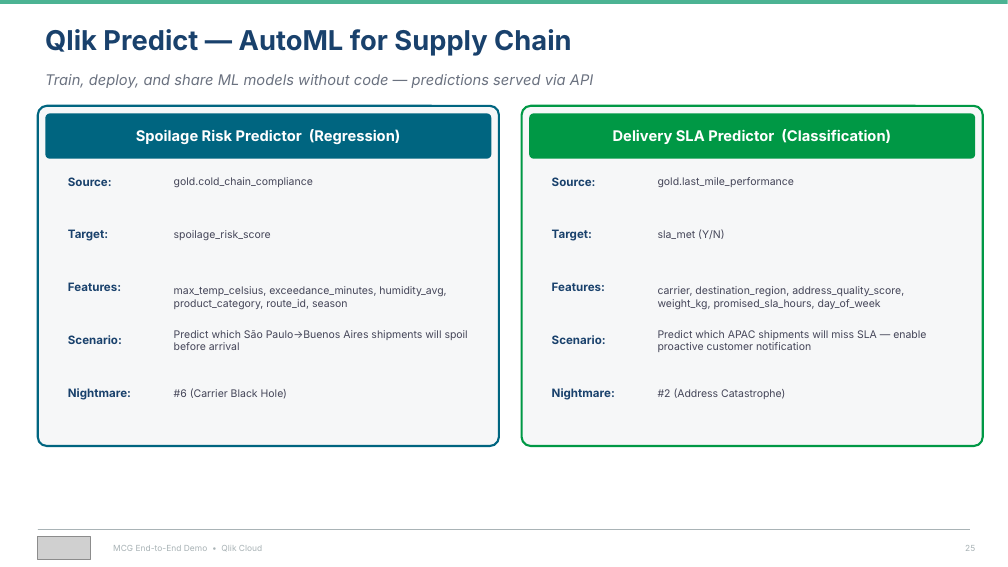
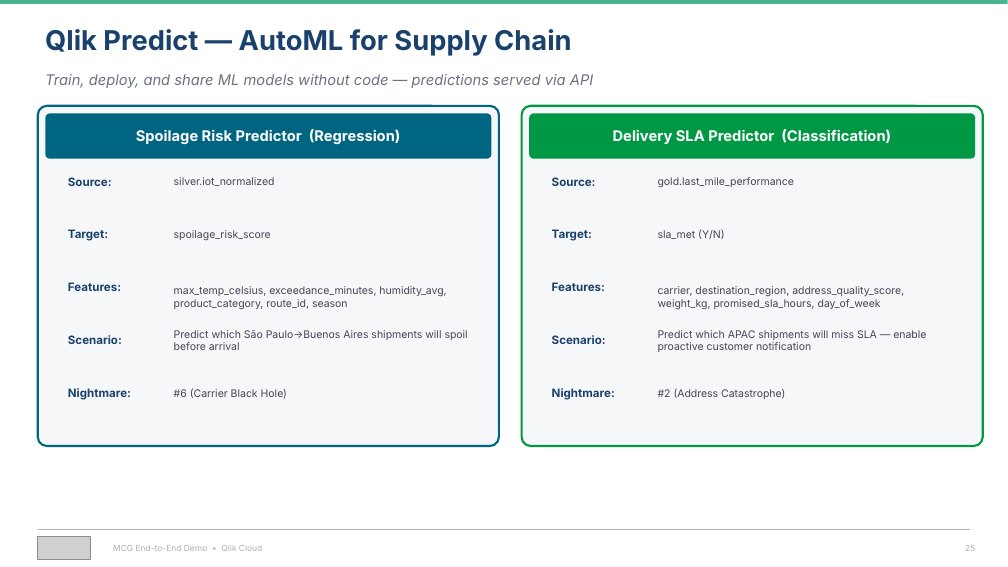
Before and after one commit to robertschoenfeldqlik/meridan_retail_group_qlik_demo_assets, a slide deck: slide 25 of MCG_Demo_Overview_Four_Stories.pptx. Drawn at 1008x567 pixels with LibreOffice and Linux fonts; fonts in the diff are those of the drawing; grey boxes stand for pictures. Boxes give left, top, right and bottom in pixels: in the first picture for what was removed or moved away, otherwise in the second. Text is boxed around its words. In the diff, an @@ line names an element or a change of style, - is before the commit and + after.

```diff
--- a/MCG_Demo_Overview_Four_Stories.pptx
+++ b/MCG_Demo_Overview_Four_Stories.pptx
@@ text at box(174, 177, 275, 186): text changed @@
-gold.cold_chain_compliance
+silver.iot_normalized
```
Also in this commit, not shown: 6 other slides changed, 1 slide added, 52 other files.
